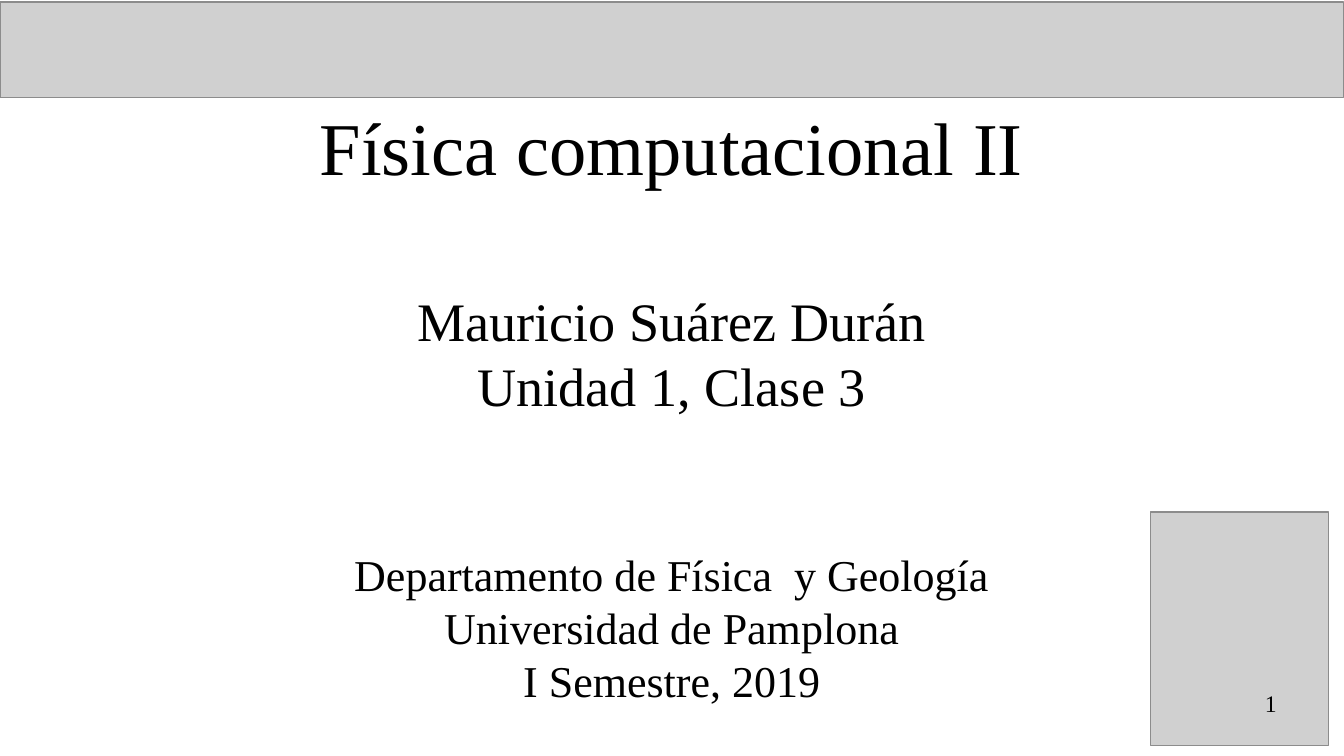
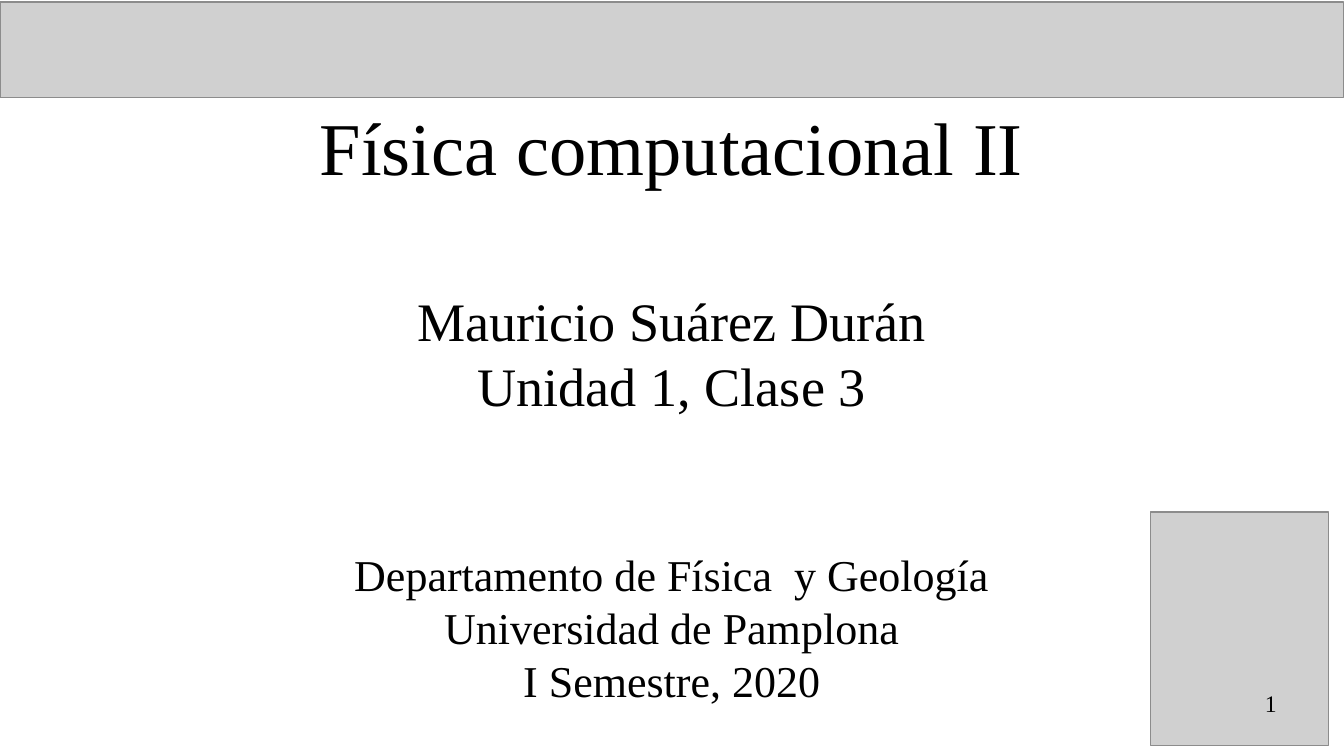
Before and after one commit to fiscompunipamplona/unidad1_Datos, a slide deck: slide 1 of clases/clase3.odp. Drawn at 1344x756 pixels with LibreOffice and Linux fonts; fonts in the diff are those of the drawing; grey boxes stand for pictures. Boxes give left, top, right and bottom in pixels: in the first picture for what was removed or moved away, otherwise in the second. Text is boxed around its words. In the diff, an @@ line names an element or a change of style, - is before the commit and + after.

```diff
--- a/clases/clase3.odp
+++ b/clases/clase3.odp
@@ subtitle at [523,667,820,704]: text changed @@
-I Semestre, 2019
+I Semestre, 2020
```
Also in this commit, not shown: 2 other files.
